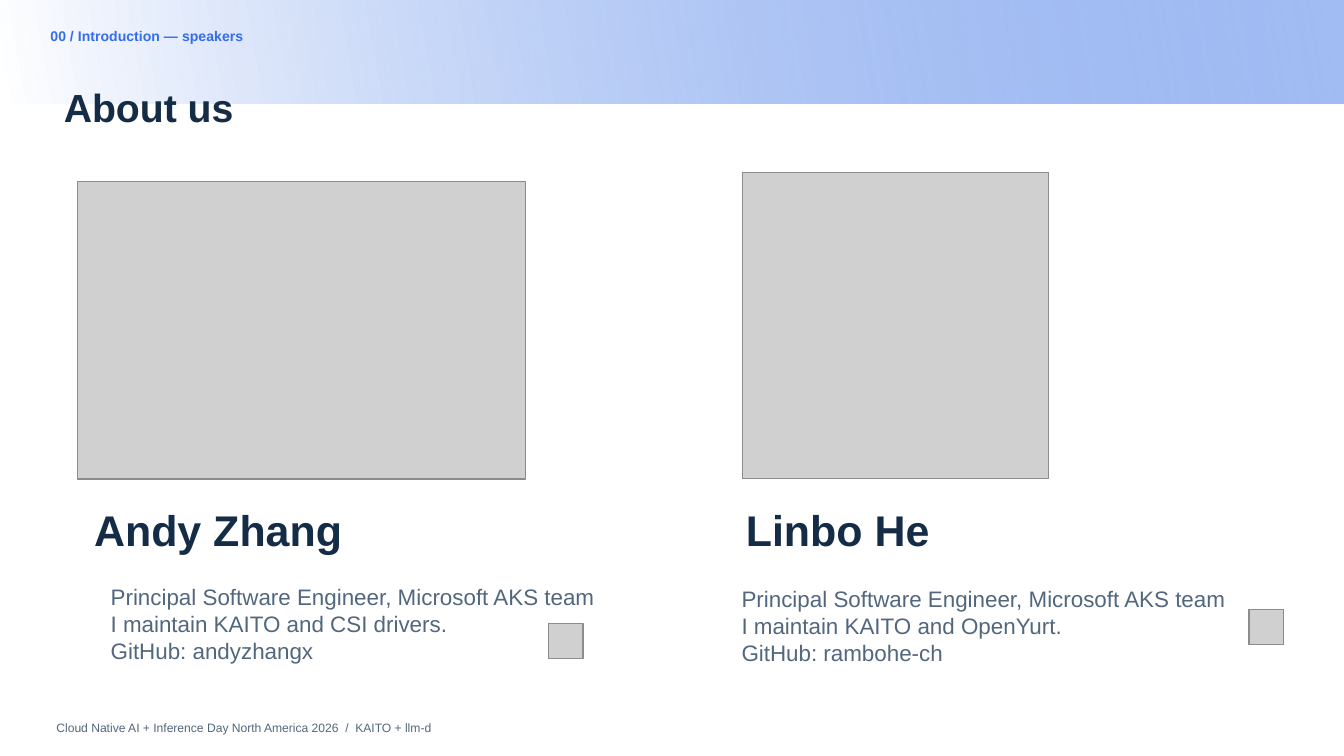
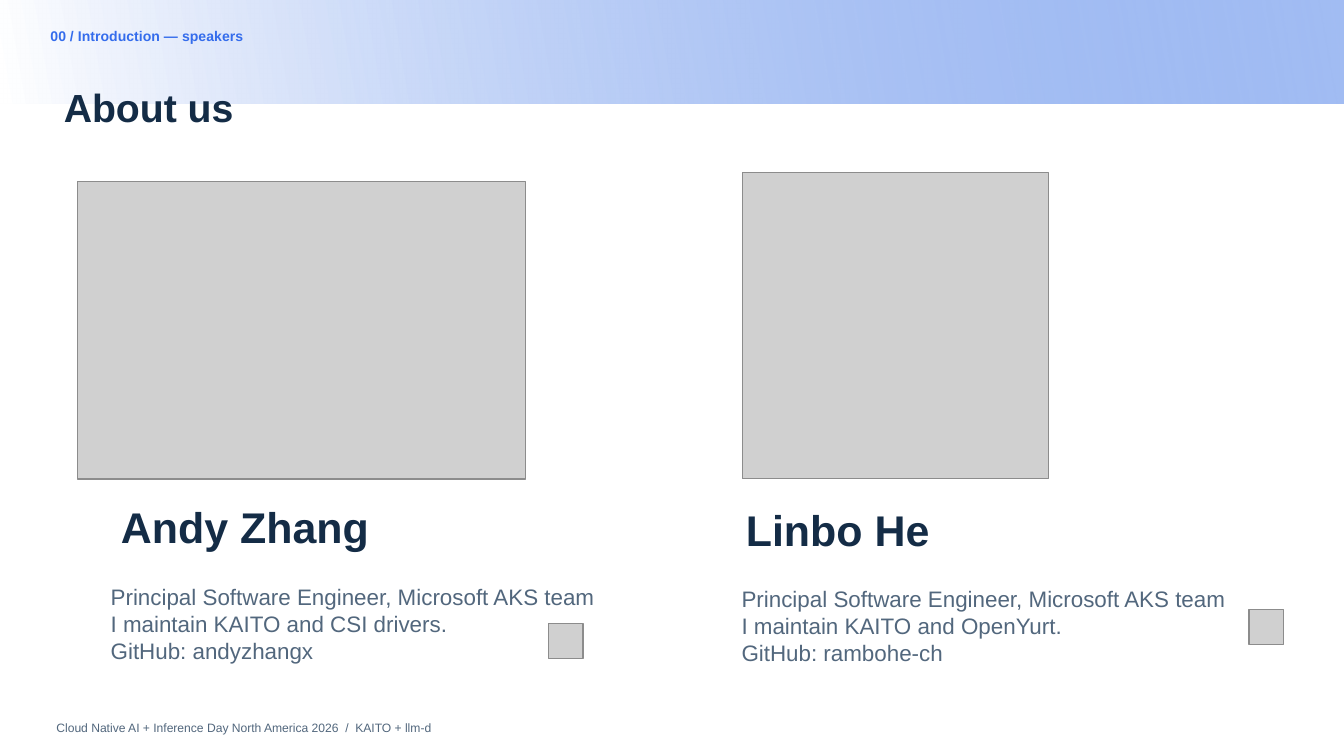
Before and after one commit to andyzhangx/demo, a slide deck: slide 3 of llm/pd-disaggregation/kubecon-na-2026-pd-disaggregation-kaito-llmd.pptx. Drawn at 1344x756 pixels with LibreOffice and Linux fonts; fonts in the diff are those of the drawing; grey boxes stand for pictures; background and template pictures are left out. Boxes give left, top, right and bottom in pixels: in the first picture for what was removed or moved away, otherwise in the second. Text is boxed around its words. In the diff, an @@ line names an element or a change of style, - is before the commit and + after.

```diff
--- a/llm/pd-disaggregation/kubecon-na-2026-pd-disaggregation-kaito-llmd.pptx
+++ b/llm/pd-disaggregation/kubecon-na-2026-pd-disaggregation-kaito-llmd.pptx
@@ text "Andy Zhang" moved from (x1=94, y1=515, x2=342, y2=555) to (x1=121, y1=512, x2=369, y2=552) @@
```
Also in this commit, not shown: 7 other slides changed.
